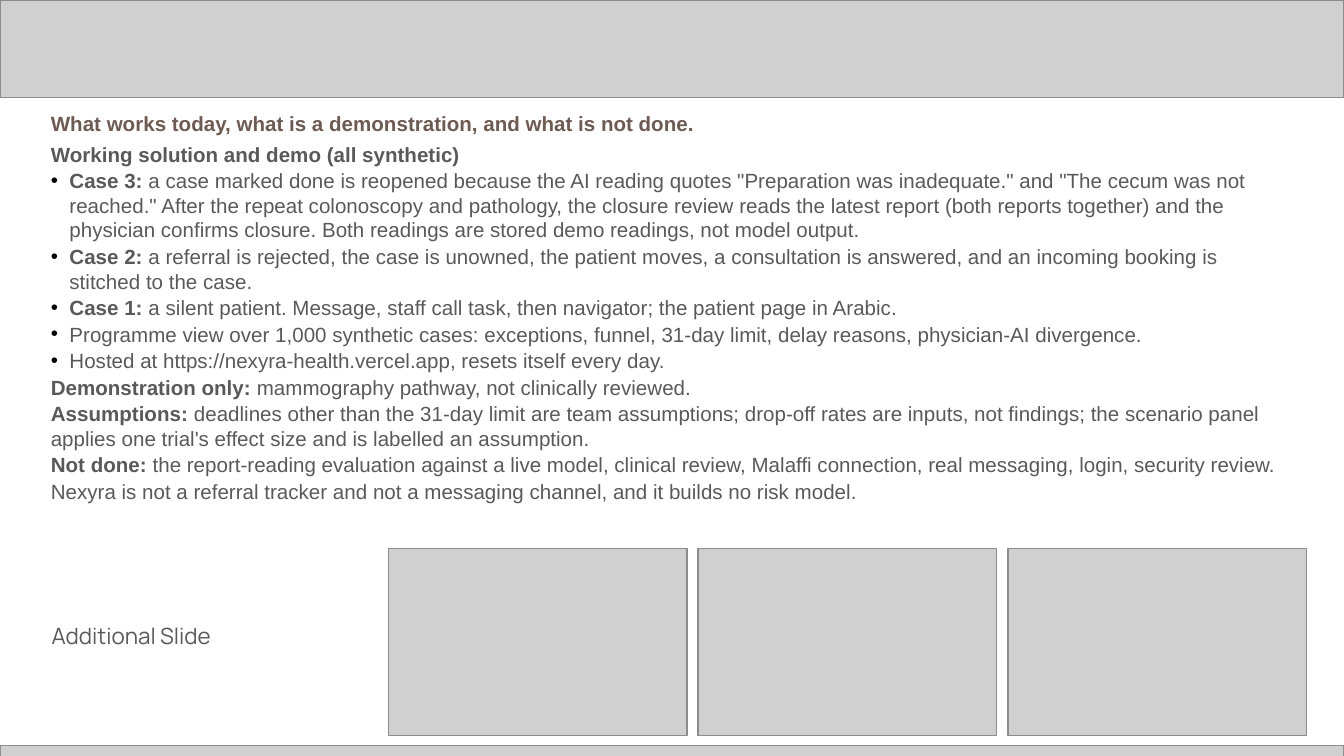
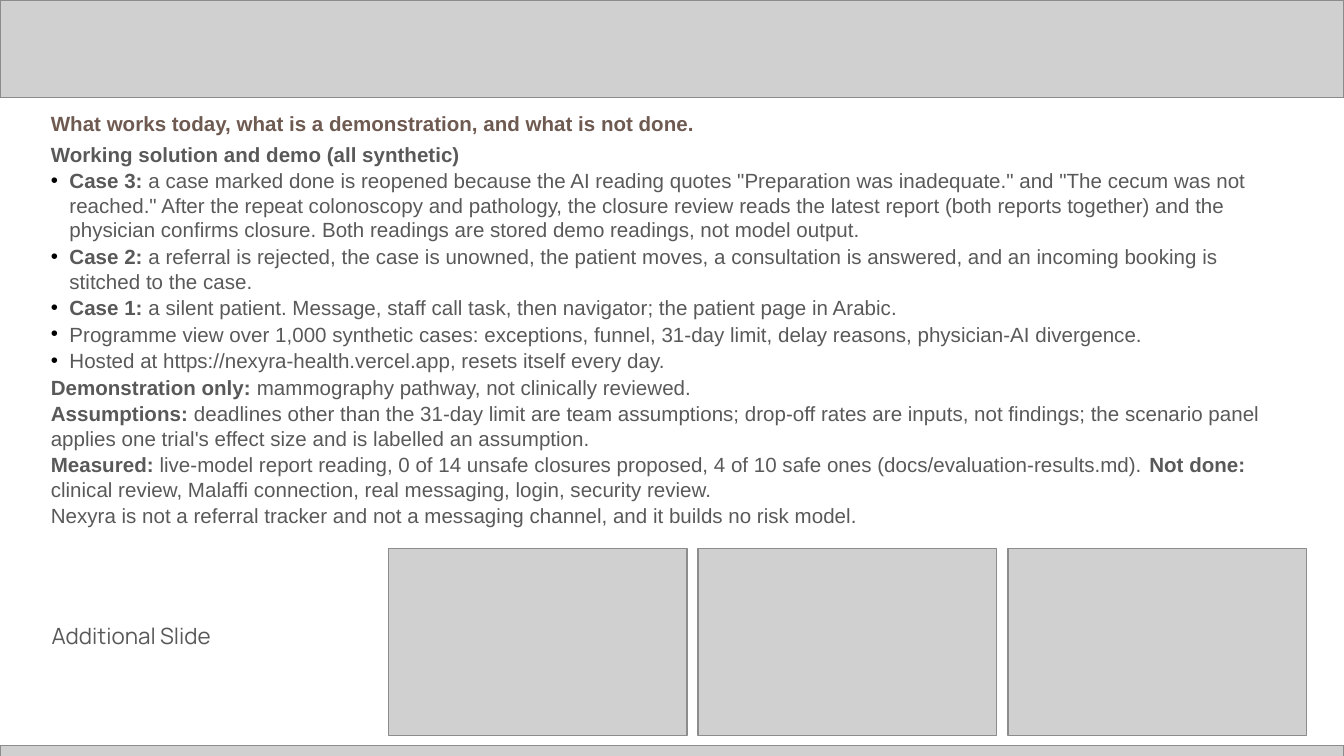
Before and after one commit to alfianhid/nexyra, a slide deck: slide 15 of docs/deck/Nexyra-C05-submission.pptx. Drawn at 1344x756 pixels with LibreOffice and Linux fonts; fonts in the diff are those of the drawing; grey boxes stand for pictures. Boxes give left, top, right and bottom in pixels: in the first picture for what was removed or moved away, otherwise in the second. Text is boxed around its words. In the diff, an @@ line names an element or a change of style, - is before the commit and + after.

```diff
--- a/docs/deck/Nexyra-C05-submission.pptx
+++ b/docs/deck/Nexyra-C05-submission.pptx
@@ text at box(51, 457, 1245, 502): text changed @@
-Not done: the report-reading evaluation against a live model, clinical review, Malaffi connection, real messaging, login, security review.
+Measured: live-model report reading, 0 of 14 unsafe closures proposed, 4 of 10 safe ones (docs/evaluation-results.md). Not done: clinical review, Malaffi connection, real messaging, login, security review.
```
Also in this commit, not shown: 3 other slides changed, 18 other files.
